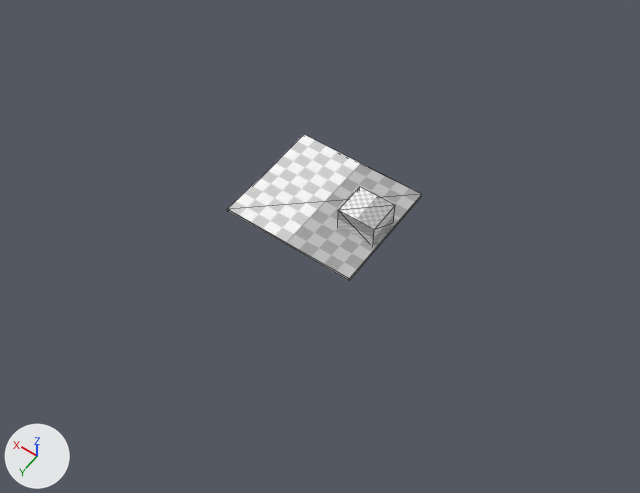
Before and after pictures for a commit that changed the glTF model models/crow/scene.gltf.
Before and after are seen from a 50 mm camera at (-88.5, 126.2, 178.3) aimed at (-6.1, 10.9, -3.0). Lighting does not change. The marker at lower left points along +X, +Y and +Z. Mesh edges are drawn as thin lines. Vertices at the same position are counted once.

Before the edit, the objects in view are built like this:
```python
me_object = bpy.data.meshes.new('object')
me_object.from_pydata(...)  # a box spanning x -19.4..19.4, y -17.1..17.1, z -0.5..0.5; a box spanning x -18.3..-7.5, y -4.9..4.9, z -0.3..6.7
me_object.materials.append(mat_pasted__lambert2)
ob_scene = bpy.data.objects.new('scene', me_object)
ob_scene.parent = ob_deafult__temlate
ob_scene.location = (0.0, 0.0, 0.0)
```
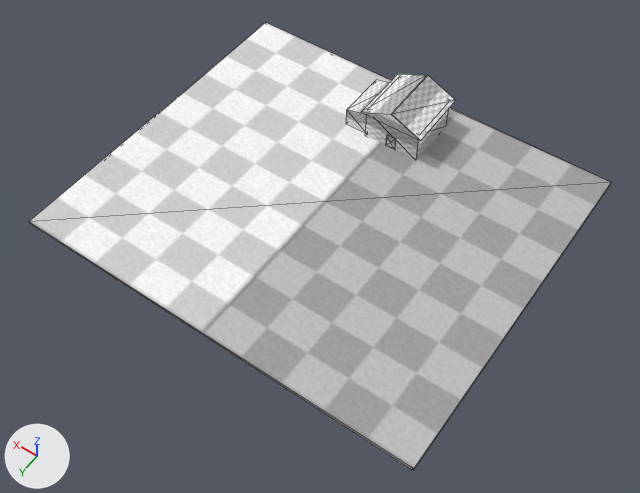
Pixel boxes (x1, y1, x2, y2) of what changed, in the pictures (640 x 493 px; the box of a moved part takes in the faces that stretch with it):
'scene', reshaped, rescaled (197% wider, 203% taller)
    before: (227, 134, 422, 281)
    after: (29, 22, 611, 470)
part 1 of me_object, added
    after: (366, 109, 449, 159)
part 2 of me_object, moved or reshaped
    before: (338, 187, 395, 245)
    after: (386, 135, 396, 150)
part 3 of me_object, added
    after: (346, 74, 456, 140)

The edits, one by one:
me_object is used by ob_scene; parent ob_deafult__temlate; location (0.0, 0.0, 0.0).
me_object had 16 vertices, 24 faces and spanned x -19.4..19.4, y -17.1..17.1, z -0.5..6.7.
me_object now has 40 vertices, 60 faces and spans x -19.4..19.4, y -17.1..17.1, z -0.5..13.9.
me_object part 1: a new loose piece, a box spanning x -3.8..1.7, y -14.8..-9.1, z 0.0..9.9, in mat_pasted__lambert2.
me_object part 2: the loose piece of 8 vertices spanning x -18.3..-7.5, y -4.9..4.9, z -0.3..6.7 is scaled about its middle by (0.0903, 0.00956, 0.588), then moved by (11.8, -9.1, -0.7).
Part 3, on me_object:
16 vertices are added at x -4.2..4.1, y -15.2..-8.7, z 0.2..13.9.
24 new faces join them.
Object 'scene' (ob_scene) is rescaled from (1.0, 1.0, 1.0) to (3.02, 2.95, 1.0).
